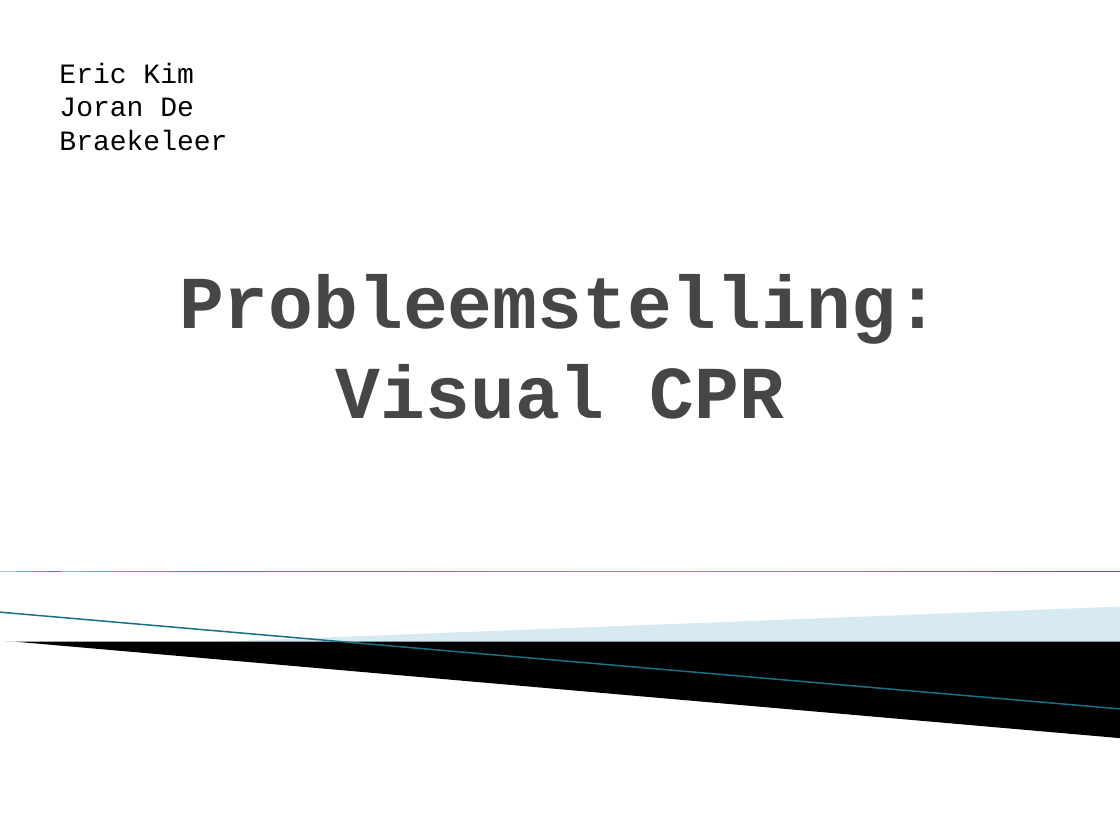
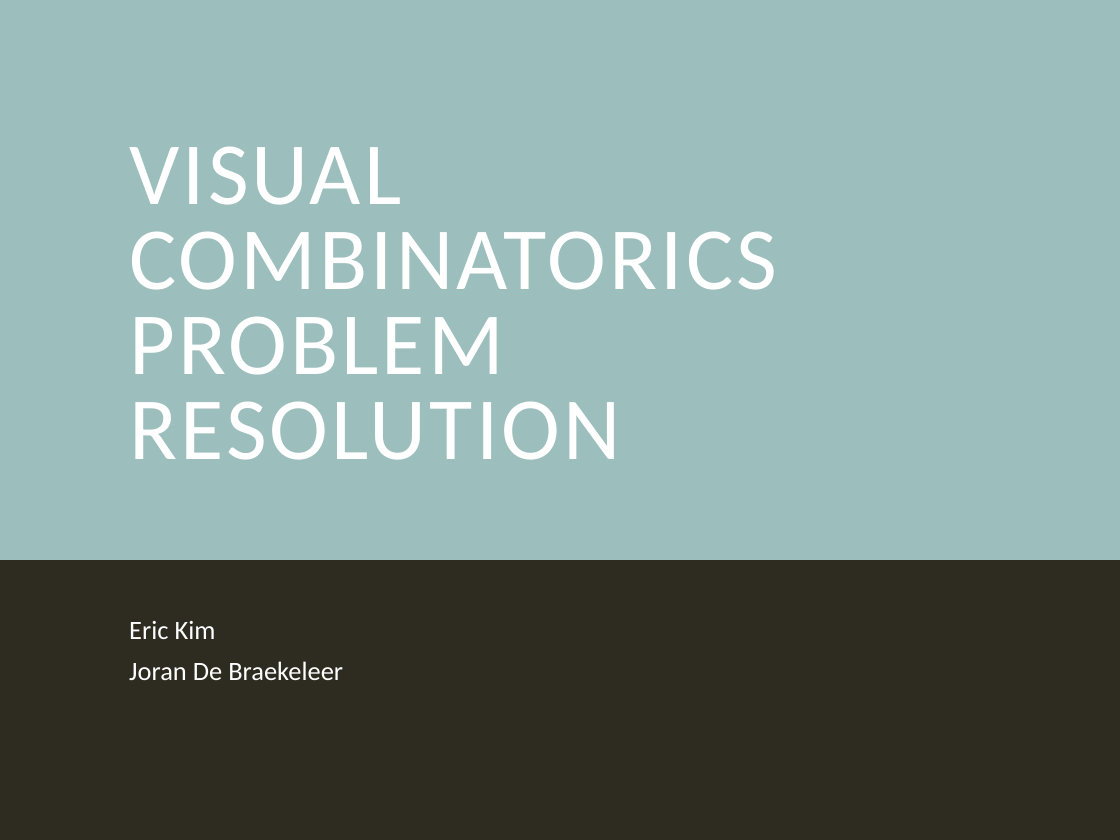
Before and after one commit to Mickaly13X/wv_project, a slide deck: slide 1 of Presentation III/Presentation III.pptx. Drawn at 1120x840 pixels with LibreOffice and Linux fonts; fonts in the diff are those of the drawing; background and template pictures are left out. Boxes give left, top, right and bottom in pixels: in the first picture for what was removed or moved away, otherwise in the second. Text is boxed around its words. In the diff, an @@ line names an element or a change of style, - is before the commit and + after.

Commit message:
Draft presentation update

```diff
--- a/Presentation III/Presentation III.pptx
+++ b/Presentation III/Presentation III.pptx
@@ background #FFFFFF to #2E2B21 @@
@@ rectangle added at (0, 0, 1120, 840), fill #2E2B21 @@
@@ rectangle added at (0, 0, 1120, 560), fill #9CBEBD @@
@@ title at (129, 146, 777, 460): text changed; size 48 to 57 pt; font Courier New to Calibri; text colour #464646 to #FFFFFF; bold off @@
-Probleemstelling: Visual CPR
+VISUAL COMBINATORICS PROBLEM RESOLUTION
@@ right triangle removed at (0, 571, 1120, 571) @@
@@ line removed from (0, 613) to (1120, 709) @@
@@ text "Eric Kim": place and size @@
-text "Eric Kim" at (59, 63, 227, 151)
+text "Eric Kim" at (129, 621, 343, 680)
@@ text "Eric Kim" at (129, 621, 343, 680): size 18 to 17 pt, font Courier New to Calibri, text colour #000000 to #FFFFFF; more space between paragraphs @@
@@ freeform shape removed at (207, 607, 1120, 666) @@
@@ freeform shape removed at (4, 642, 1120, 738) @@
```
Also in this commit, not shown: 4 other slides changed, 17 slides added, 3 slides removed, 3 other files.
